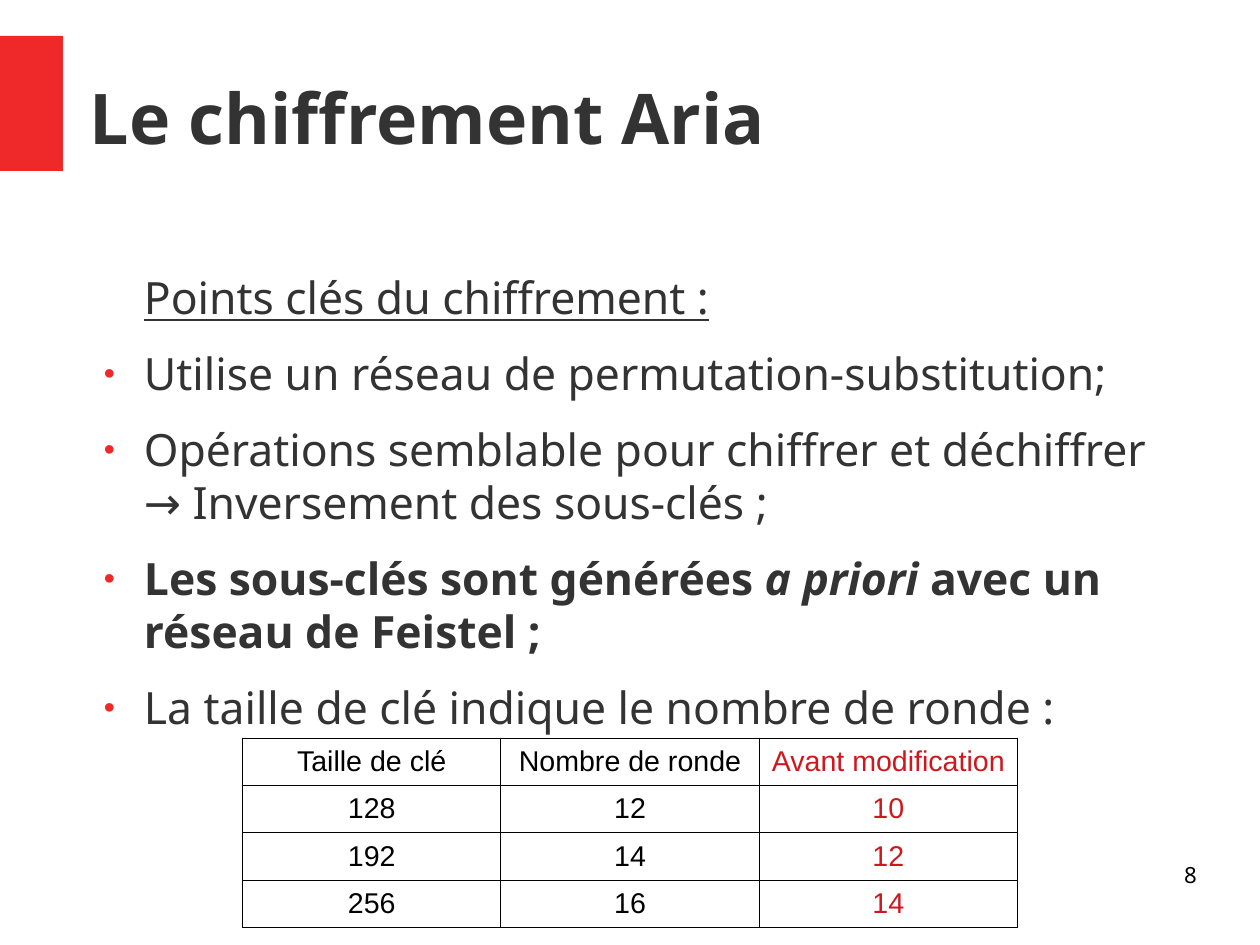
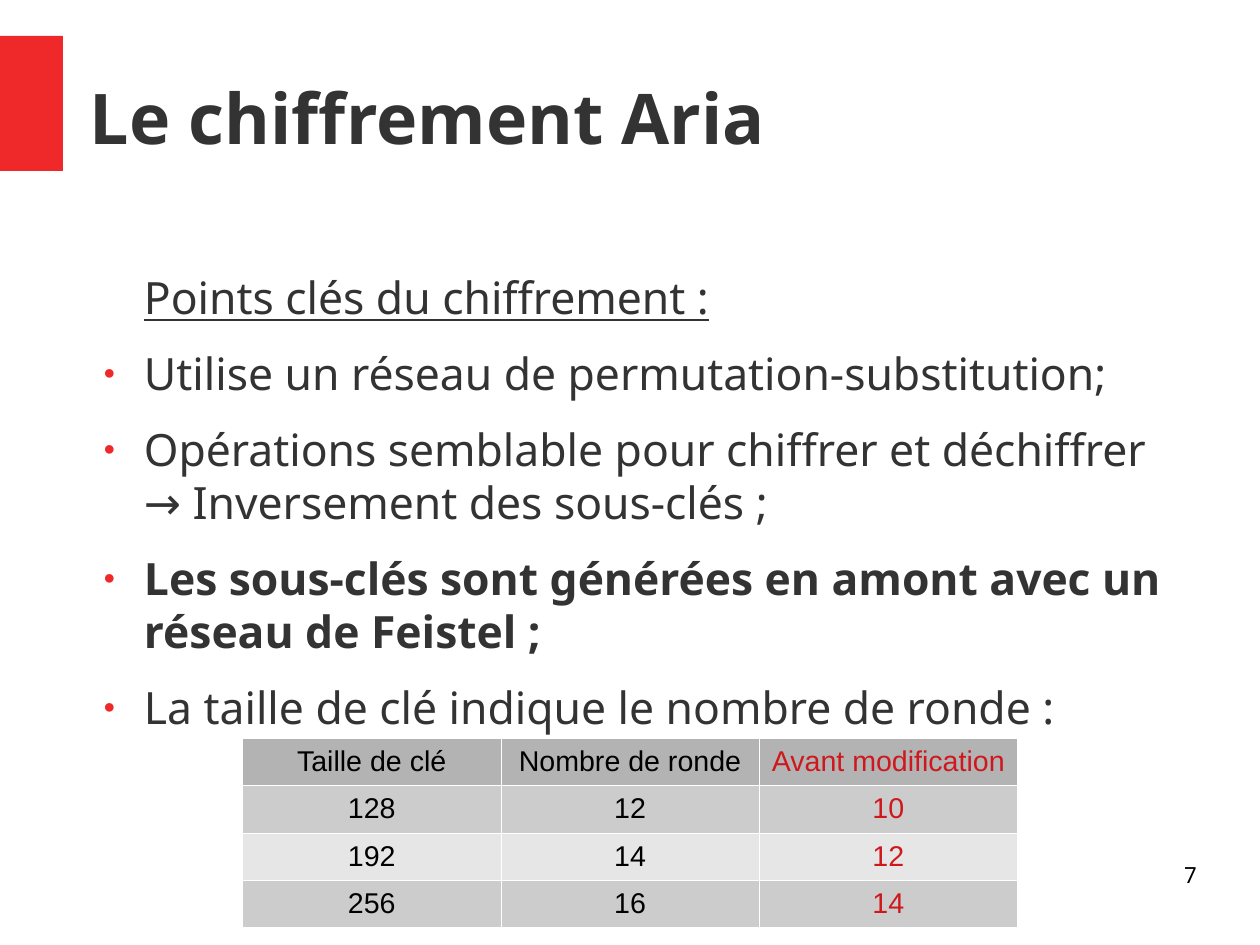
Before and after one commit to Allard-Chris/Aria, a slide deck: slide 7 of docs/[M2CSI]_ICP_Aria_Allard_Aulagnier.odp (slide 8 before the commit). Drawn at 1260x945 pixels with LibreOffice and Linux fonts; fonts in the diff are those of the drawing. Boxes give left, top, right and bottom in pixels: in the first picture for what was removed or moved away, otherwise in the second. Text is boxed around its words. In the diff, an @@ line names an element or a change of style, - is before the commit and + after.

```diff
--- a/docs/[M2CSI]_ICP_Aria_Allard_Aulagnier.odp
+++ b/docs/[M2CSI]_ICP_Aria_Allard_Aulagnier.odp
@@ text at <box>144,561,1160,649</box>: text changed @@
-● Les sous-clés sont générées a priori avec un réseau de Feistel ;
+● Les sous-clés sont générées en amont avec un réseau de Feistel ;
@@ table at <box>242,739,1018,928</box> @@
@@ fill none to #B3B3B3 in row 1 @@
@@ fill none to #CCCCCC in 6 cells @@
@@ fill none to #E6E6E6 in row 3 @@
@@ borders changed @@
@@ page number at <box>1184,867,1197,883</box>: text changed @@
-8
+7
```
Also in this commit, not shown: 11 other slides changed, 1 slide removed.
